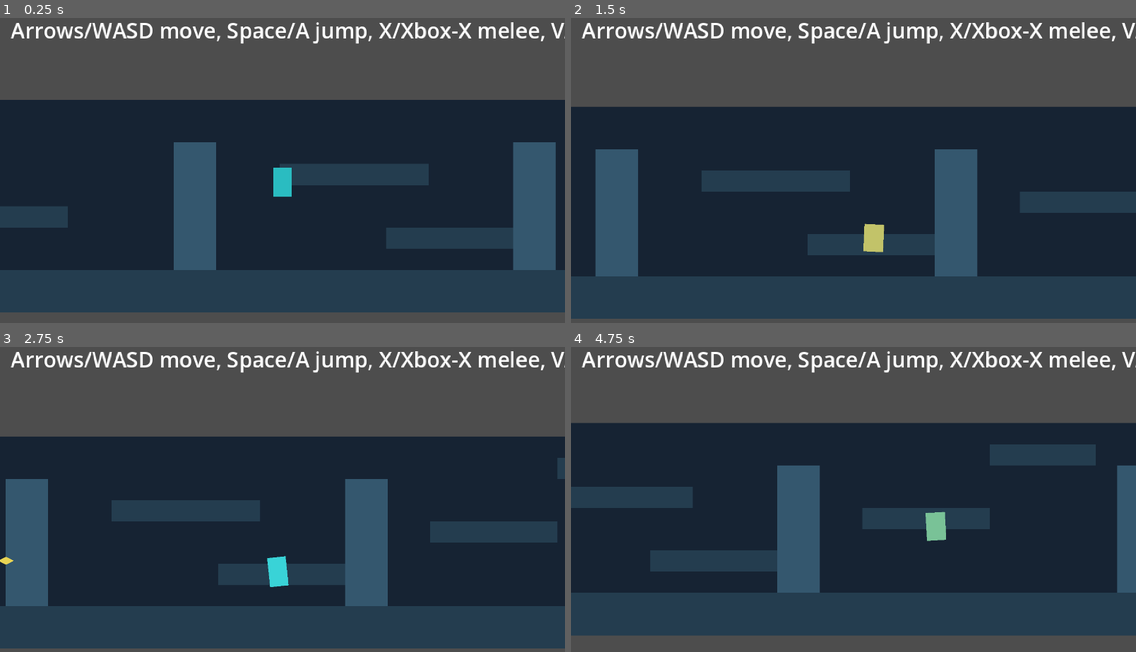
Above: before the commit, frames 1-4 (two rows, left to right).
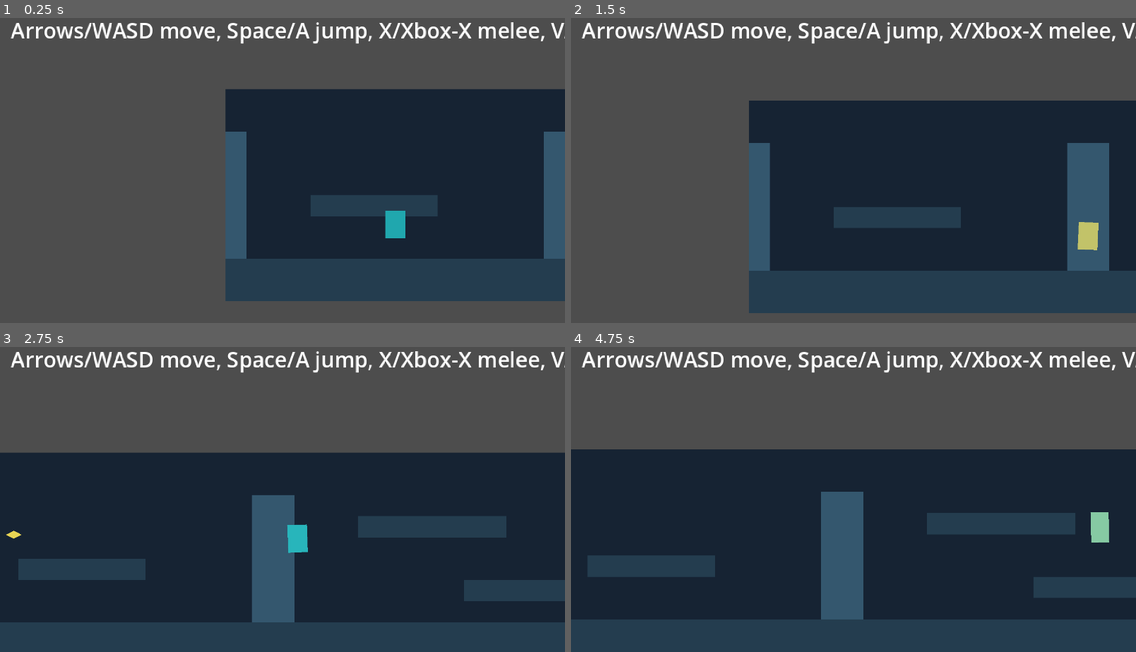
Above: after the commit, the same moments.

Repository: andrewgilliland/awash
Game: Godot game, scene res://scenes/main.tscn
The game is run twice, just before and just after one commit, with the same random seed, the same clock (stepped at 60 frames per second) and the same inputs.
Inputs:
- Up to frame 1 (0.25 s): no input
- Up to frame 2 (1.5 s): hold Right (move_right) from 0.53 s (still down); tap E (interact) at 0.6 s; tap Space (jump) at 0.77 s; tap X (melee_attack) at 1.35 s
- Up to frame 3 (2.75 s): tap Space (jump) at 1.52 s; release Right (move_right) at 2.03 s; hold Left (move_left) from 2.03 s (still down); tap V (ranged_attack) at 2.1 s
- Up to frame 4 (4.75 s): release Left (move_left) at 2.78 s; hold Right (move_right) 2.78-4.28 s; tap C at 2.85 s; tap Space (jump) at 3.02, 3.77, 4.52 s; tap E (interact) at 3.6 s; hold Left (move_left) from 4.28 s (still down); tap X (melee_attack) at 4.35 s

The runs differ from the first frame. In frame 1, 44% of the frame differs, in the area x 0-100%, y 23-97%; in frame 2, 38%; in frame 3, 28%; in frame 4, 37%.

Commit message:
Step 9: add room transitions with persistent runtime state

Diff:
--- a/project.godot
+++ b/project.godot
@@ -18,6 +18,7 @@
 [autoload]
 
 InputSetup="*res://scripts/core/input_setup.gd"
+RuntimeState="*res://scripts/core/runtime_state.gd"
 
 [display]
 
--- a/scenes/main.tscn
+++ b/scenes/main.tscn
@@ -1,9 +1,11 @@
-[gd_scene load_steps=3 format=3 uid="uid://cd7y8g7l5y8wn"]
+[gd_scene load_steps=4 format=3 uid="uid://cd7y8g7l5y8wn"]
 
 [ext_resource type="PackedScene" path="res://scenes/world/world_biome_01.tscn" id="1_jyhp4"]
 [ext_resource type="PackedScene" path="res://scenes/player/player.tscn" id="2_t2u6f"]
+[ext_resource type="Script" uid="uid://di4kxydulaox2" path="res://scripts/core/main.gd" id="3_gtf0b"]
 
 [node name="Main" type="Node2D"]
+script = ExtResource("3_gtf0b")
 
 [node name="WorldBiome01" parent="." instance=ExtResource("1_jyhp4")]
 
--- /dev/null
+++ b/scripts/core/main.gd
@@ -0,0 +1,103 @@
+extends Node2D
+
+@export var transition_edge_margin: float = 4.0
+@export var transition_cooldown_seconds: float = 0.2
+
+var _active_room_id: StringName = &"room_1"
+var _transition_lock_timer: float = 0.0
+
+@onready var _world: Node2D = $WorldBiome01
+@onready var _player: CharacterBody2D = $Player
+
+
+func _ready() -> void:
+	if _world == null or _player == null:
+		return
+
+	if _world.has_method("get_room_count") and _world.call("get_room_count") > 0:
+		var runtime_state := _get_runtime_state()
+		var runtime_room_id: StringName = &"room_1"
+		if runtime_state != null:
+			runtime_room_id = runtime_state.get("current_room_id") as StringName
+		if runtime_room_id == StringName(""):
+			runtime_room_id = &"room_1"
+
+		_activate_room(runtime_room_id)
+		if runtime_state != null:
+			var last_position := runtime_state.get("last_player_position") as Vector2
+			if last_position != Vector2.ZERO:
+				_player.global_position = last_position
+				return
+
+		if _world.has_method("get_room_spawn_position"):
+			_player.global_position = _world.call(
+				"get_room_spawn_position", _active_room_id, &"center"
+			)
+
+
+func _physics_process(delta: float) -> void:
+	if _world == null or _player == null:
+		return
+
+	_transition_lock_timer = maxf(0.0, _transition_lock_timer - delta)
+	if _transition_lock_timer > 0.0:
+		_save_runtime_player_position()
+		return
+
+	_check_room_transition()
+	_save_runtime_player_position()
+
+
+func _check_room_transition() -> void:
+	if not _world.has_method("get_room_bounds"):
+		return
+
+	var bounds := _world.call("get_room_bounds", _active_room_id) as Rect2
+	if bounds == Rect2():
+		return
+
+	if _player.global_position.x > bounds.position.x + bounds.size.x + transition_edge_margin:
+		_try_transition(1)
+		return
+
+	if _player.global_position.x < bounds.position.x - transition_edge_margin:
+		_try_transition(-1)
+
+
+func _try_transition(direction: int) -> void:
+	if not _world.has_method("get_adjacent_room_id"):
+		return
+
+	var next_room_id := (
+		_world.call("get_adjacent_room_id", _active_room_id, direction) as StringName
+	)
+	if next_room_id == StringName(""):
+		return
+
+	var entry_side: StringName = &"left" if direction > 0 else &"right"
+	if _world.has_method("get_room_spawn_position"):
+		_player.global_position = _world.call("get_room_spawn_position", next_room_id, entry_side)
+
+	_activate_room(next_room_id)
+	_transition_lock_timer = transition_cooldown_seconds
+
+
+func _activate_room(room_id: StringName) -> void:
+	_active_room_id = room_id
+	var runtime_state := _get_runtime_state()
+	if runtime_state != null and runtime_state.has_method("set_current_room"):
+		runtime_state.call("set_current_room", room_id)
+
+	if _world.has_method("get_room_bounds") and _player.has_method("set_camera_room_bounds"):
+		var room_bounds := _world.call("get_room_bounds", room_id) as Rect2
+		_player.call("set_camera_room_bounds", room_bounds)
+
+
+func _save_runtime_player_position() -> void:
+	var runtime_state := _get_runtime_state()
+	if runtime_state != null and runtime_state.has_method("set_last_player_position"):
+		runtime_state.call("set_last_player_position", _player.global_position)
+
+
+func _get_runtime_state() -> Node:
+	return get_node_or_null("/root/RuntimeState")
--- /dev/null
+++ b/scripts/core/runtime_state.gd
@@ -0,0 +1,33 @@
+extends Node
+
+var current_room_id: StringName = &"room_1"
+var visited_rooms: Dictionary = {&"room_1": true}
+var last_player_position: Vector2 = Vector2.ZERO
+
+
+func reset_run_state() -> void:
+	current_room_id = &"room_1"
+	visited_rooms.clear()
+	visited_rooms[&"room_1"] = true
+	last_player_position = Vector2.ZERO
+
+
+func mark_room_visited(room_id: StringName) -> void:
+	if room_id == StringName(""):
+		return
+	visited_rooms[room_id] = true
+
+
+func has_visited_room(room_id: StringName) -> bool:
+	return visited_rooms.has(room_id)
+
+
+func set_current_room(room_id: StringName) -> void:
+	if room_id == StringName(""):
+		return
+	current_room_id = room_id
+	mark_room_visited(room_id)
+
+
+func set_last_player_position(position_value: Vector2) -> void:
+	last_player_position = position_value
--- a/scripts/world/world_biome_01.gd
+++ b/scripts/world/world_biome_01.gd
@@ -5,6 +5,9 @@
 const ROOM_WIDTH_TILES: int = 16
 const MAP_HEIGHT_TILES: int = 16
 const FLOOR_Y: int = 14
+const WORLD_ORIGIN_X: float = -232.0
+const WORLD_ORIGIN_Y: float = 0.0
+const ROOM_SPAWN_Y: float = 180.0
 
 const ATLAS_BG := Vector2i(0, 0)
 const ATLAS_GROUND := Vector2i(1, 0)
@@ -121,3 +124,60 @@
 	for y in range(from_y, to_y + 1):
 		for x in range(from_x, to_x + 1):
 			layer.set_cell(Vector2i(x, y), source_id, atlas_coords)
+
+
+func get_room_count() -> int:
+	return ROOM_COUNT
+
+
+func get_room_id_from_index(index: int) -> StringName:
+	if index < 0 or index >= ROOM_COUNT:
+		return StringName("")
+	return StringName("room_%d" % (index + 1))
+
+
+func get_room_index(room_id: StringName) -> int:
+	var room_name := String(room_id)
+	if not room_name.begins_with("room_"):
+		return -1
+
+	var suffix := room_name.trim_prefix("room_")
+	if not suffix.is_valid_int():
+		return -1
+
+	var index := int(suffix) - 1
+	if index < 0 or index >= ROOM_COUNT:
+		return -1
+	return index
+
+
+func get_room_bounds(room_id: StringName) -> Rect2:
+	var index := get_room_index(room_id)
+	if index < 0:
+		index = 0
+
+	var room_width := float(ROOM_WIDTH_TILES * TILE_SIZE)
+	var room_height := float(MAP_HEIGHT_TILES * TILE_SIZE)
+	var left := WORLD_ORIGIN_X + room_width * index
+	return Rect2(left, WORLD_ORIGIN_Y, room_width, room_height)
+
+
+func get_adjacent_room_id(room_id: StringName, direction: int) -> StringName:
+	var index := get_room_index(room_id)
+	if index < 0:
+		return StringName("")
+
+	var next_index := index + direction
+	return get_room_id_from_index(next_index)
+
+
+func get_room_spawn_position(room_id: StringName, entry_side: StringName = &"center") -> Vector2:
+	var bounds := get_room_bounds(room_id)
+	var spawn_x := bounds.position.x + bounds.size.x * 0.5
+
+	if entry_side == &"left":
+		spawn_x = bounds.position.x + 26.0
+	elif entry_side == &"right":
+		spawn_x = bounds.position.x + bounds.size.x - 26.0
+
+	return Vector2(spawn_x, ROOM_SPAWN_Y)
--- a/tests/test_runner.gd
+++ b/tests/test_runner.gd
@@ -2,15 +2,20 @@
 
 const PLAYER_SCENE_PATH := "res://scenes/player/player.tscn"
 const BIOME_SCENE_PATH := "res://scenes/world/world_biome_01.tscn"
+const MAIN_SCENE_PATH := "res://scenes/main.tscn"
+const RUNTIME_STATE_SCRIPT_PATH := "res://scripts/core/runtime_state.gd"
 var _failures: int = 0
 
 
 func _init() -> void:
 	_run_test("Player scene loads", _test_player_scene_loads)
+	_run_test("Main scene loads", _test_main_scene_loads)
 	_run_test("Biome scene loads", _test_biome_scene_loads)
+	_run_test("Biome room api sane", _test_biome_room_api_sane)
 	_run_test("Player defaults sane", _test_player_default_values)
 	_run_test("Player ranged defaults sane", _test_player_ranged_defaults)
 	_run_test("Player camera defaults sane", _test_player_camera_defaults)
+	_run_test("Runtime state defaults sane", _test_runtime_state_defaults_sane)
 
 	if _failures > 0:
 		push_error("%d test(s) failed" % _failures)
@@ -60,6 +65,51 @@
 
 	instance.queue_free()
 	return has_background and has_ground and has_foreground and has_spawn
+
+
+func _test_main_scene_loads() -> bool:
+	var packed_scene := load(MAIN_SCENE_PATH) as PackedScene
+	if packed_scene == null:
+		return false
+
+	var instance := packed_scene.instantiate()
+	if instance == null:
+		return false
+
+	var has_player := instance.get_node_or_null("Player") != null
+	var has_world := instance.get_node_or_null("WorldBiome01") != null
+	instance.queue_free()
+	return has_player and has_world
+
+
+func _test_biome_room_api_sane() -> bool:
+	var packed_scene := load(BIOME_SCENE_PATH) as PackedScene
+	if packed_scene == null:
+		return false
+
+	var biome := packed_scene.instantiate()
+	if biome == null:
+		return false
+
+	var is_valid := true
+	is_valid = is_valid and biome.has_method("get_room_count")
+	is_valid = is_valid and biome.has_method("get_room_bounds")
+	is_valid = is_valid and biome.has_method("get_adjacent_room_id")
+	is_valid = is_valid and biome.has_method("get_room_spawn_position")
+
+	if is_valid:
+		var room_count := biome.call("get_room_count") as int
+		var room_1_bounds := biome.call("get_room_bounds", &"room_1") as Rect2
+		var room_2_id := biome.call("get_adjacent_room_id", &"room_1", 1) as StringName
+		var room_1_spawn := biome.call("get_room_spawn_position", &"room_1", &"center") as Vector2
+
+		is_valid = is_valid and room_count >= 1
+		is_valid = is_valid and room_1_bounds.size.x > 0.0
+		is_valid = is_valid and room_2_id != StringName("")
+		is_valid = is_valid and room_1_spawn.y > 0.0
+
+	biome.queue_free()
+	return is_valid
 
 
 func _test_player_default_values() -> bool:
@@ -119,3 +169,18 @@
 	is_valid = is_valid and room_bounds.size.y > 0.0
 	player.queue_free()
 	return is_valid
+
+
+func _test_runtime_state_defaults_sane() -> bool:
+	var runtime_state_script := load(RUNTIME_STATE_SCRIPT_PATH) as GDScript
+	if runtime_state_script == null:
+		return false
+
+	var runtime_state := runtime_state_script.new() as Node
+	if runtime_state == null:
+		return false
+
+	var is_valid := true
+	is_valid = is_valid and runtime_state.get("current_room_id") == StringName("room_1")
+	is_valid = is_valid and runtime_state.call("has_visited_room", &"room_1")
+	return is_valid
Not shown, added: scripts/core/main.gd.uid
Not shown, added: scripts/core/runtime_state.gd.uid
Not shown, changed: README.md
